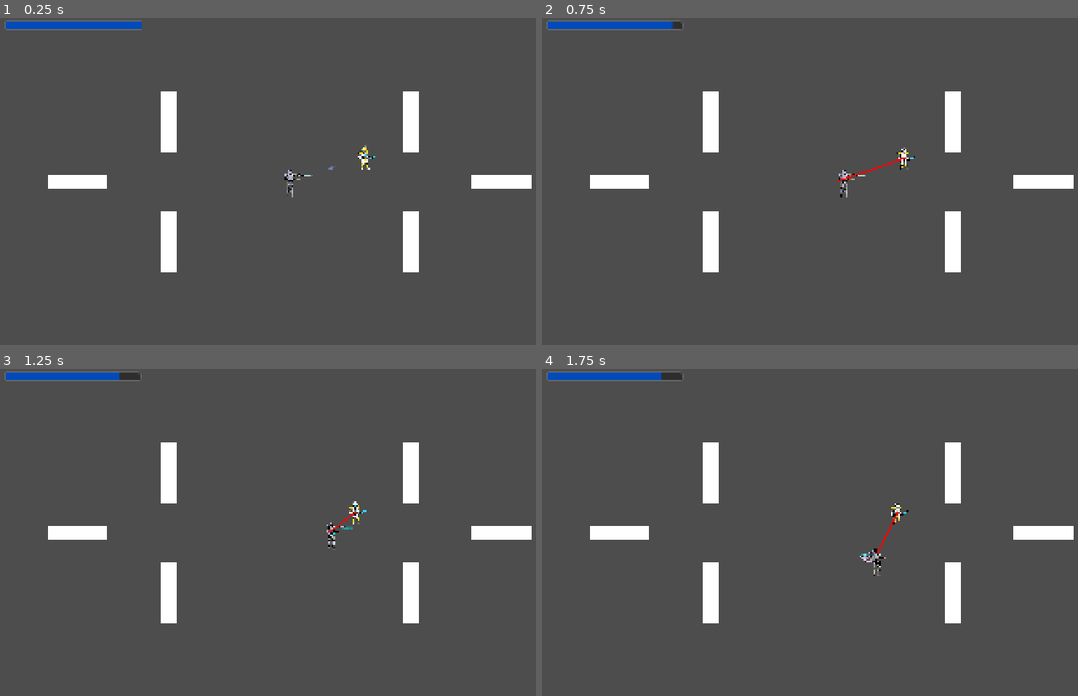
Above: before the commit, frames 1-4 (two rows, left to right).
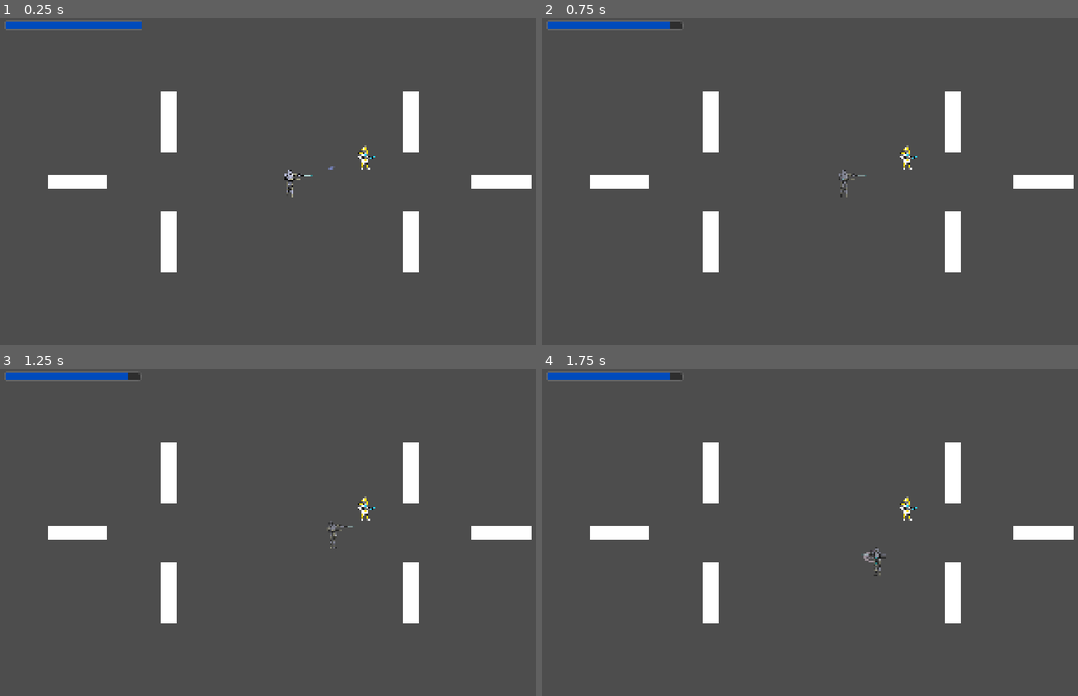
Above: after the commit, the same moments.

Repository: Thechi2000/ogj-2025
Game: Godot game, scene res://nodes/levels/level1/level1.tscn
Same seed, same stepped clock (60 frames per second), same inputs: the game is played once before the commit and once after it. The engine's default icon, where the game draws it, is replaced by a stand-in: a white triangle on a blue panel in a dark square.
Inputs (mouse positions are in pixels of both pictures, inside the frame that each line leads up to):
- Up to frame 1 (0.25 s): no input
- Up to frame 2 (0.75 s): move the mouse to (960, 165) at 0.52 s; hold D (move_right) from 0.53 s (still down); tap R (use_body_module) at 0.6 s
- Up to frame 3 (1.25 s): keep holding D (move_right)
- Up to frame 4 (1.75 s): move the mouse to (713, 548) at 1.27 s; release D (move_right) at 1.28 s; hold S (move_down) from 1.28 s (still down); click (713, 548) at 1.35 s

Frame 1 is identical in both runs. In frame 2, 0.3% of the frame differs, in the area x 23-71%, y 1-55%; in frame 3, 0.4%; in frame 4, 0.4%, in the area x 22-71%, y 1-64%.

Commit message:
feat: add invisibility torso

Diff:
--- a/nodes/enemies/base_enemy.gd
+++ b/nodes/enemies/base_enemy.gd
@@ -6,16 +6,26 @@
 @export var movement_speed := 100.0
 
 @onready var navigation_agent := $NavigationAgent2D
-var target : Node2D = null
+var target : Player = null
 
 var weapons : Array[EnemyWeapon] = []
 
+func _target_player():
+	var players = get_tree().get_nodes_in_group("Player")
+	var visible_players = players.filter(func(p): return !p.invisible)
+	if not visible_players.is_empty():
+		target = visible_players[0]
+
 func _ready():
-	var players = get_tree().get_nodes_in_group("Player")
-	if not players.is_empty():
-		target = players[0]
+	_target_player()
 	weapons.assign(get_children().filter(func(child: Node): return child is EnemyWeapon))
 	navigation_agent.max_speed = movement_speed
+
+func _process(delta: float):
+	if target == null:
+		_target_player()
+	elif target.invisible:
+		target = null
 
 func set_movement_target(movement_target: Vector2):
 	if movement_target.distance_squared_to(navigation_agent.target_position) > 400.0:
--- a/nodes/modules/base_module.gd
+++ b/nodes/modules/base_module.gd
@@ -4,8 +4,8 @@
 @export var leftSprite : Node2D
 @export var rightSprite : Node2D
 
-var player
-var is_left_module
+var player: Player
+var is_left_module: bool
 
 func bind(player: Player, is_left_module: bool):
 	self.is_left_module = is_left_module
--- a/nodes/modules/dash/dash.gd
+++ b/nodes/modules/dash/dash.gd
@@ -2,7 +2,6 @@
 
 func cooldown():
 	return 10
-
 
 func _use():
 	player.allowed = 0
--- /dev/null
+++ b/nodes/modules/invisibility/invisibility.gd
@@ -0,0 +1,22 @@
+extends CooldownModule
+
+func _update_alpha(node: Node, value):
+	if node is Sprite2D or node is AnimatedSprite2D:
+		node.self_modulate.a = value
+
+	for child in node.get_children():
+		_update_alpha(child, value)
+
+
+func cooldown():
+	return 15
+
+func _use():
+	$Timer.start()
+	player.invisible = true
+
+	_update_alpha(player, 0.5)
+
+func _on_timer_timeout() -> void:
+	_update_alpha(player, 1.0)
+	player.invisible = false
--- /dev/null
+++ b/nodes/modules/invisibility/invisibility.tscn
@@ -0,0 +1,20 @@
+[gd_scene load_steps=3 format=3 uid="uid://dls0hhi3sk1ci"]
+
+[ext_resource type="Script" uid="uid://ohmjh6y4rffw" path="res://nodes/modules/invisibility/invisibility.gd" id="1_ei8al"]
+[ext_resource type="Texture2D" uid="uid://bx0aysdkpd272" path="res://arts/player/head_torso.png" id="2_ei8al"]
+
+[node name="Invisibility" type="Node2D"]
+script = ExtResource("1_ei8al")
+metadata/_custom_type_script = "uid://bmnd7g8f6hob7"
+
+[node name="HeadTorso" type="Sprite2D" parent="."]
+visibility_layer = 2
+scale = Vector2(0.106919, 0.106919)
+texture = ExtResource("2_ei8al")
+offset = Vector2(9.35287, -9.35287)
+
+[node name="Timer" type="Timer" parent="."]
+wait_time = 4.0
+one_shot = true
+
+[connection signal="timeout" from="Timer" to="." method="_on_timer_timeout"]
--- a/nodes/player/player.gd
+++ b/nodes/player/player.gd
@@ -36,12 +36,14 @@
 @export_flags("LeftArm","RightArm","LeftLeg","RightLeg","Body","Movement") var allowed = -1
 @export var damage_taken_factor = 1
 
+@export var invisible = false
+
 func _ready():
 	add_module(ModuleSlot.LeftArm, preload("res://nodes/modules/sword/sword.tscn").instantiate())
 	add_module(ModuleSlot.RightArm, preload("res://nodes/modules/gun/gun.tscn").instantiate())
 	add_module(ModuleSlot.LeftLeg, preload("res://nodes/modules/dash/dash.tscn").instantiate())
 	add_module(ModuleSlot.RightLeg, preload("res://nodes/modules/dash/dash.tscn").instantiate())
-	add_module(ModuleSlot.Body, preload("res://nodes/modules/base_torso/base_torso.tscn").instantiate())
+	add_module(ModuleSlot.Body, preload("res://nodes/modules/invisibility/invisibility.tscn").instantiate())
 
 func add_module(slot: ModuleSlot, module: Module):
 	modules[slot] = module
Not shown, added: nodes/modules/invisibility/invisibility.gd.uid
